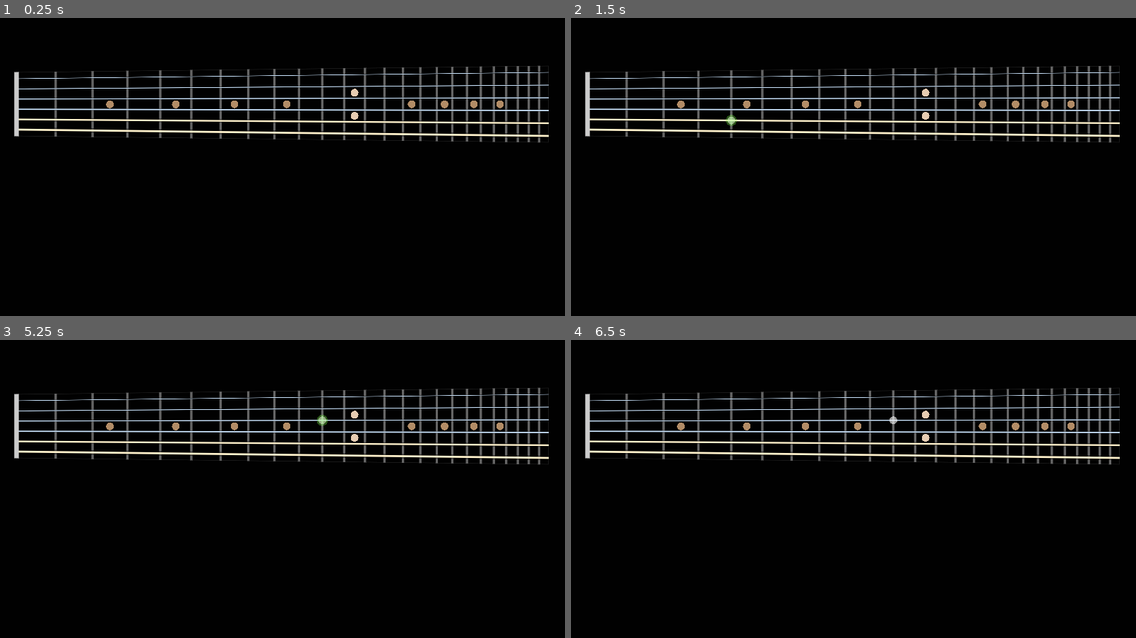
Above: before the commit, frames 1-4 (two rows, left to right).
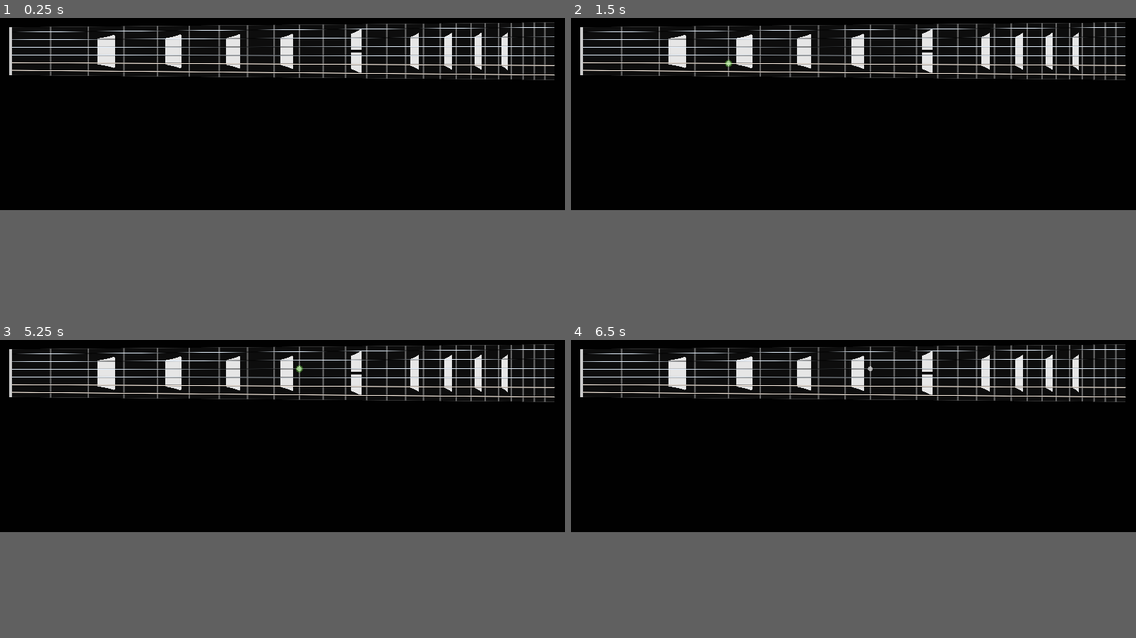
Above: after the commit, the same moments.

Repository: alexander-smoktal/guitar-master
Game: Godot game, scene res://Fretboard/FretboardScene.tscn
The game is run twice, just before and just after one commit, with the same random seed, the same clock (stepped at 60 frames per second) and the same inputs.
Inputs (mouse positions are in pixels of both pictures, inside the frame that each line leads up to):
- Up to frame 1 (0.25 s): no input
- Up to frame 2 (1.5 s): tap Enter at 0.5 s; move the mouse to (977, 83) at 0.52 s; click (977, 83) at 0.67 s; move the mouse to (740, 125) at 1.27 s; click (740, 125) at 1.42 s
- Up to frame 3 (5.25 s): move the mouse to (outside the picture) at 2.02 s; click (outside the picture) at 2.17 s; tap Space at 2.75, 4.25 s; move the mouse to (254, 509) at 2.77 s; click (254, 509) at 2.92 s; tap Enter at 3.5, 5 s; move the mouse to (452, 489) at 3.52 s; click (452, 489) at 3.67 s; move the mouse to (113, 363) at 4.27 s; click (113, 363) at 4.42 s; move the mouse to (310, 426) at 5.02 s; click (310, 426) at 5.17 s
- Up to frame 4 (6.5 s): tap Space at 5.75 s; move the mouse to (outside the picture) at 5.77 s; click (outside the picture) at 5.92 s
In our replay, the window is 800x600 before the commit and 800x450 after it. These sizes can differ from the game's own. Grey fills any space a smaller window leaves; there, only what the larger window draws over its background counts as a difference.

The runs differ from the first frame. In frame 1, 11% of the frame differs, in the area x 1-99%, y 1-42%; in frame 2, 11%; in frame 3, 11%; in frame 4, 11%.

Commit message:
Rework inlays to use sprites.

Diff:
--- a/Fretboard/Board.gd
+++ b/Fretboard/Board.gd
@@ -46,6 +46,9 @@
 var bottom_right_point: Vector2
 # Polygon which we use to highlight mouse position event if mouse is out of the fretboard boundaries
 var out_of_bounds_polygon: PackedVector2Array
+
+var inlay_texture: Texture2D = load("res://Sprites/common_inlay.png")
+var twelve_inlay_texture: Texture2D = load("res://Sprites/12_inlay.png")
 
 # Current
 var current_note: Note
@@ -86,7 +89,7 @@
 
 func _draw():
     draw_fretboard()
-    draw_dots()
+    draw_markers()
     draw_frets()
     draw_strings()
     draw_zero_fret()
@@ -195,10 +198,15 @@
     return Note.new(string, fret, intersection)
 
 func draw_fretboard():
+    draw_colored_polygon([self.top_left_point, self.top_right_point,
+                   self.bottom_right_point, self.bottom_left_point,
+                   self.top_left_point],
+        Color(.05, .05, .05))
+
     draw_polyline([self.top_left_point, self.top_right_point,
                    self.bottom_right_point, self.bottom_left_point,
                    self.top_left_point],
-        Color(.1, .1, .1),
+        Color(.2, .2, .2),
         0.5,
         true)
 
@@ -212,17 +220,24 @@
     var fret = self.frets[0]
     draw_line(fret.top_point, fret.bottom_point, Color(.8, .8, .8), 7, true)
 
-func draw_dots():
-    var dot_radius = 7
+func draw_markers():
+    # Marker margin from one side
+    var marker_margin = Vector2(1./4, 2./12)
 
     var draw_dot = func(square_bw_frets: Rect2):
-        var center = Vector2(square_bw_frets.get_center())
-        draw_circle(center, dot_radius, Color(0.7, 0.55, 0.4))
+        var pos = square_bw_frets.position + square_bw_frets.size * marker_margin
+        var size = square_bw_frets.size * (Vector2.ONE - marker_margin * 2)
+
+        draw_texture_rect(self.inlay_texture, Rect2(pos, size), false, Color(.9, .9, .9))
 
     var draw_double_dot = func(square_bw_frets: Rect2):
-        var center = Vector2(square_bw_frets.get_center())
-        draw_circle(center - Vector2(0, dot_radius * 3), dot_radius, Color(0.9, 0.8, 0.7))
-        draw_circle(center + Vector2(0, dot_radius * 3), dot_radius, Color(0.9, 0.8, 0.7))
+        # Make 12 fret a bit longer
+        var twelve_margin = marker_margin * Vector2(1, 0.5)
+
+        var pos = square_bw_frets.position + square_bw_frets.size * twelve_margin
+        var size = square_bw_frets.size * (Vector2.ONE - twelve_margin * 2)
+
+        draw_texture_rect(self.twelve_inlay_texture, Rect2(pos, size), false, Color(.9, .9, .9))
 
     var indices_to_draw = [3, 5, 7, 9, 15, 17, 19, 21]
 
@@ -237,14 +252,14 @@
 
 func draw_strings():
     # Strings width from thinner to thicker
-    var strings_width = [0.9, 1.2, 1.5, 2.0, 3.5, 4.5]
+    var strings_width = [1., 1.1, 1.2, 1.5, 2, 3]
     # String colors from thinner to thicker
-    var string_colors = [Color(.8, .9, 1),
-                         Color(.8, .9, 1),
-                         Color(.8, .9, 1),
-                         Color(.8, .9, 1),
-                         Color(1, .95, 0.8),
-                         Color(1, .95, 0.8)]
+    var string_colors = [Color(.9, .95, 1),
+                         Color(.9, .95, 1),
+                         Color(.9, .95, 1),
+                         Color(.9, .95, 1),
+                         Color(1, .95, 0.9),
+                         Color(1, .95, 0.9)]
 
     for i in range(6):
         # Draw shadow
--- a/project.godot
+++ b/project.godot
@@ -10,15 +10,15 @@
 
 [application]
 
-config/name="GuitarSamurai"
+config/name="GuitarMaster"
 run/main_scene="res://Fretboard/FretboardScene.tscn"
 config/features=PackedStringArray("4.1", "Mobile")
 config/icon="res://icon.svg"
 
 [display]
 
-window/size/viewport_width=1024
-window/size/viewport_height=768
+window/size/viewport_width=1600
+window/size/viewport_height=900
 window/stretch/mode="canvas_items"
 
 [rendering]
Binary file added: Sprites/12_inlay.png
Not shown, added: Sprites/12_inlay.png.import
Binary file added: Sprites/common_inlay.png
Not shown, added: Sprites/common_inlay.png.import
